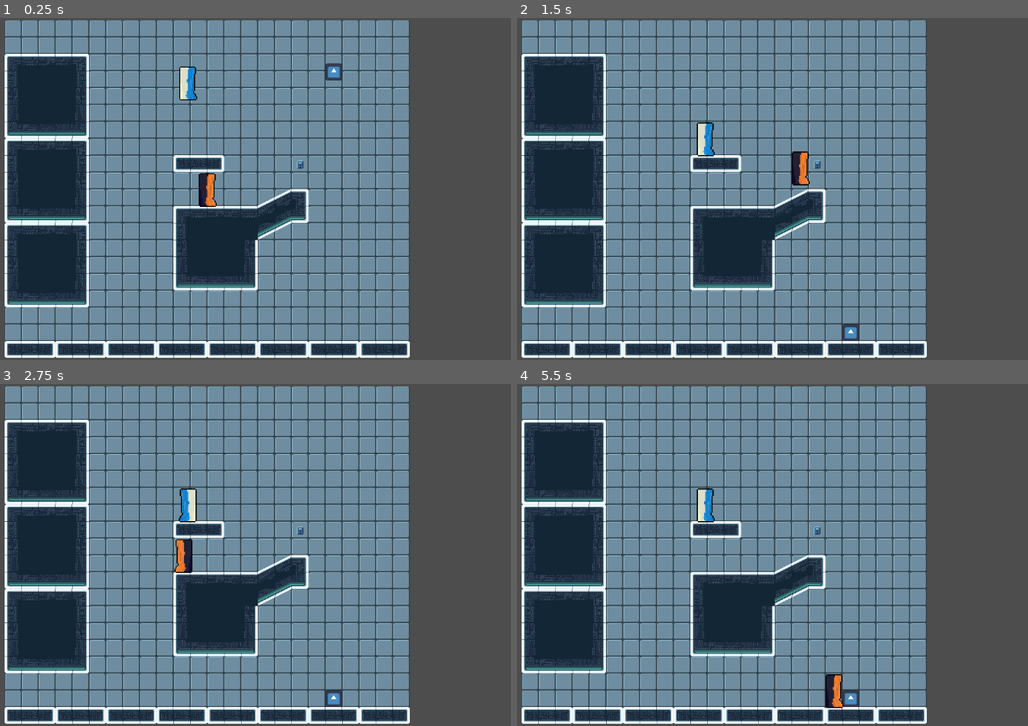
Above: before the commit, frames 1-4 (two rows, left to right).
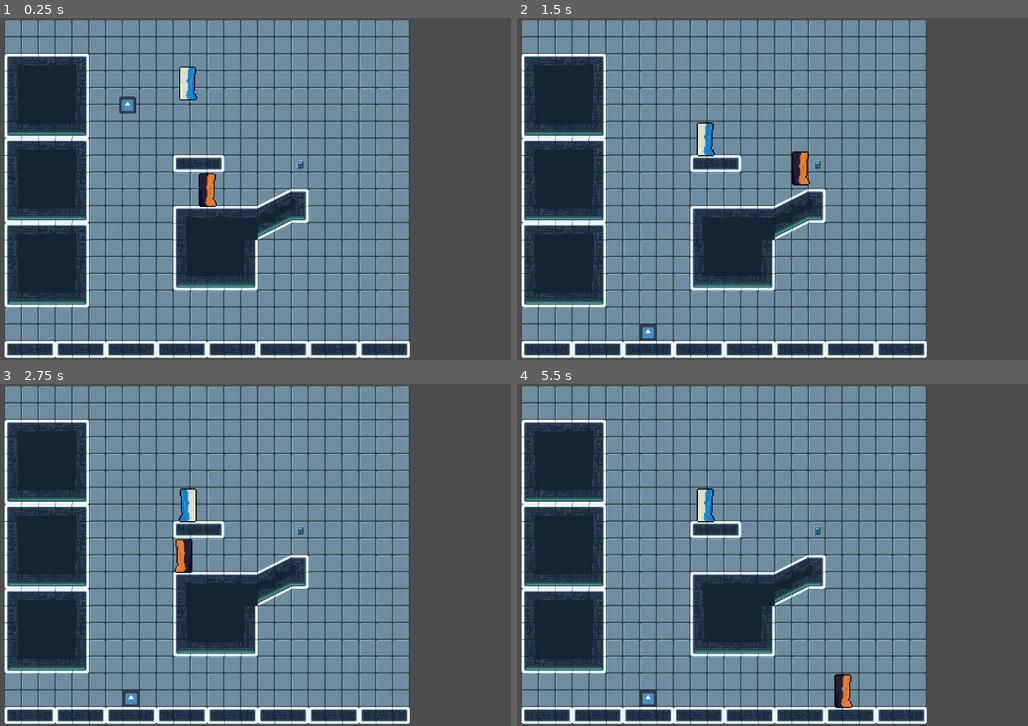
Above: after the commit, the same moments.

Repository: Calverin/Thinking-As-Portals
Game: Godot game, scene res://Scenes/root.tscn
Same seed, same stepped clock (60 frames per second), same inputs: the game is played once before the commit and once after it. The engine's default icon, where the game draws it, is replaced by a stand-in: a white triangle on a blue panel in a dark square.
Inputs (mouse positions are in pixels of both pictures, inside the frame that each line leads up to):
- Up to frame 1 (0.25 s): no input
- Up to frame 2 (1.5 s): move the mouse to (859, 171) at 0.52 s; hold D (right) from 0.53 s (still down); tap Space (switch) at 0.6, 1.35 s; tap Up (up) at 0.77 s; move the mouse to (603, 206) at 1.27 s
- Up to frame 3 (2.75 s): tap Up (up) at 1.52 s; tap Enter at 2 s; move the mouse to (265, 479) at 2.02 s; release D (right) at 2.03 s; hold Left (left) from 2.03 s (still down); tap Space (switch) at 2.1 s
- Up to frame 4 (5.5 s): move the mouse to (695, 623) at 2.77 s; release Left (left) at 2.78 s; hold D (right) 2.78-4.28 s; tap Space (switch) every 0.75 s from 2.85 to 5.1 s; tap Up (up) at 3.02, 3.77, 4.52 s; move the mouse to (905, 606) at 3.52 s; move the mouse to (542, 503) at 4.27 s; hold Left (left) 4.28-5.03 s; move the mouse to (752, 555) at 5.02 s; hold D (right) from 5.03 s (still down)

The runs differ from the first frame. In frame 1, 0.3% of the frame differs, in the area x 23-67%, y 13-29%; in frame 2, 0.3%; in frame 3, 0.3%; in frame 4, 0.7%, in the area x 24-67%, y 84-95%.

Commit message:
moved box

Diff:
--- a/Scenes/root.tscn
+++ b/Scenes/root.tscn
@@ -46,7 +46,7 @@
 layer_1/tile_data = PackedInt32Array(131070, 131073, 4, 196606, 131073, 5, 262142, 131073, 6, 327678, 131073, 7, 393214 …(2490 unchanged characters)…
 
 [node name="Box" type="RigidBody2D" parent="World"]
-position = Vector2(240, -250)
+position = Vector2(-151, -187)
 
 [node name="CollisionShape2D" type="CollisionShape2D" parent="World/Box"]
 shape = SubResource("RectangleShape2D_nrhdw")
